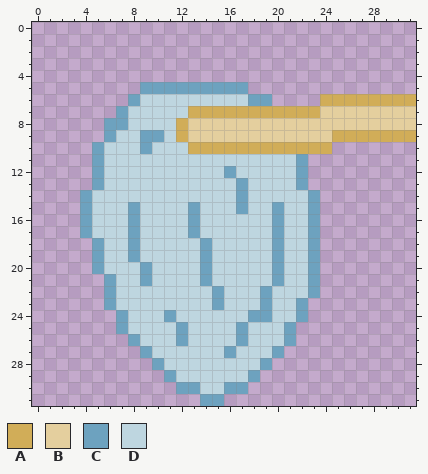
File history of a pixel-art sprite, Sprites/MopWaterUI/MopWaterUI8.png. The picture above was drawn from the file before the commit.
The file is 32x32 pixels.
Palette (. is transparent): A #d1ad58  B #e4cf9e  C #6da2bf  D #bed6e0
Pixels before, first column x 4:
 5 .....CCCCCCCCC..............
 6 ....CDDDDDDDDDCC....AAAAAAAA
 7 ...CDDDDDAAAAAAAAAAABBBBBBBB
 8 ..CCDDDDABBBBBBBBBBBBBBBBBBB
 9 ..CDDCCDABBBBBBBBBBBBAAAAAAA
10 .CDDDCDDDAAAAAAAAAAAA.......
11 .CDDDDDDDDDDDDDDDDC.........
12 .CDDDDDDDDDDCDDDDDC.........
13 .CDDDDDDDDDDDCDDDDC.........
14 CDDDDDDDDDDDDCDDDDDC........
15 CDDDCDDDDCDDDCDDCDDC........
16 CDDDCDDDDCDDDDDDCDDC........
17 CDDDCDDDDCDDDDDDCDDC........
18 .CDDCDDDDDCDDDDDCDDC........
19 .CDDCDDDDDCDDDDDCDDC........
20 .CDDDCDDDDCDDDDDCDDC........
21 ..CDDCDDDDCDDDDDCDDC........
22 ..CDDDDDDDDCDDDCDDDC........
23 ..CDDDDDDDDCDDDCDDC.........
24 ...CDDDCDDDDDDCCDDC.........
25 ...CDDDDCDDDDCDDDC..........
26 ....CDDDCDDDDCDDDC..........
27 .....CDDDDDDCDDDC...........
28 ......CDDDDDDDDC............
29 .......CDDDDDDC.............
30 ........CCDDCC..............
31 ..........CC................
The result:
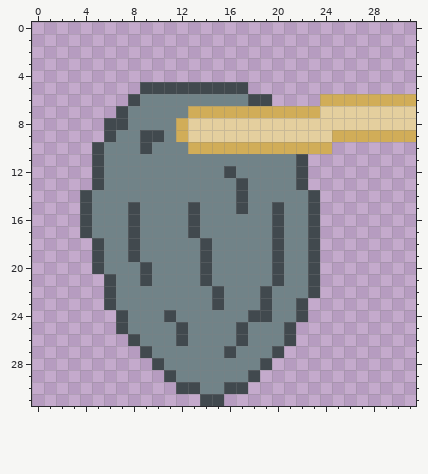
Author's note on the commit: Changed mop water meter to be more readable
The exact change:
colour C: #6da2bf -> #41494e
colour D: #bed6e0 -> #718388
